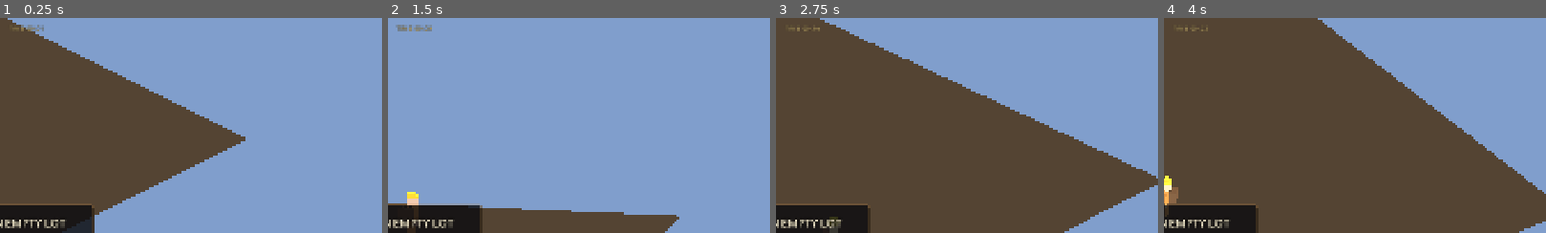
Above: before the commit, frames 1-4 (left to right).
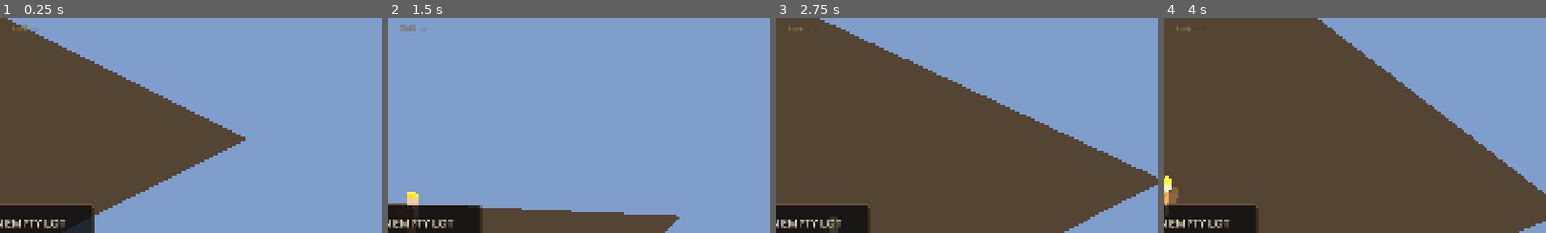
Above: after the commit, the same moments.

Repository: jaredclarkgay/space-tower-iso
Game: Godot game, scene res://scenes/tower/tower.tscn
Same seed, same stepped clock (60 frames per second), same inputs: the game is played once before the commit and once after it.
Inputs (mouse positions are % of the whole screen's width and height, from its top left):
- Up to frame 1 (0.25 s): no input
- Up to frame 2 (1.5 s): tap Enter at 0.5 s; move the mouse to (72, 45) at 0.52 s; hold D (move_right) 0.53-1.25 s; hold Middle mouse button (camera_pan) 0.53-1.25 s; click (72, 45) at 0.67 s; tap Space (jump) at 0.77 s; drag from (30, 55) to (45, 70) at 1.27 s
- Up to frame 3 (2.75 s): move the mouse to (60, 28) at 2.02 s; hold D (move_right) from 2.03 s (still down); hold R (camera_rotate_right) from 2.03 s (still down)
- Up to frame 4 (4 s): release D (move_right) at 2.75 s; release R (camera_rotate_right) at 2.75 s; drag from (45, 70) to (20, 35) at 2.77 s; tap Space (jump) at 3.5, 3.77 s; move the mouse to (80, 65) at 3.52 s; hold A (move_left) from 3.53 s (still down); hold Mouse wheel down (camera_zoom_out) from 3.53 s (still down)
The pictures show only the part of the screen within x 47-97%, y 0-50%; the shares and areas given below are measured in that part.

The runs differ from the first frame. In frame 1, 0.1% of the frame differs, in the area x 5-12%, y 3-7%; in frame 2, 0.2%, in the area x 2-12%, y 3-7%; in frame 3, less than 0.1%; in frame 4, less than 0.1%.

Commit message:
feat(time): TEMPORAL latches the clock on (one-way), starts at 07:00 (stage 2)
TimeOfDay now defaults dormant and self-latches: it subscribes to
GameDirector.phase_changed and starts itself when it sees Phase.TEMPORAL
(the director announces the phase; it never commands the clock). The latch
is one-way -- the clock keeps running under every later phase. start()
anchors the first day to CLOCK_START_FRAC (07:00) so first light is always
the same regardless of elapsed sim-time. HUD reads "--:--" while dormant.

Verified (windowed): dormant at boot; latches to 07:00 at TEMPORAL; advances
with sim-time; keeps running when the phase wraps away; zero location logic.

Co-Authored-By: Claude Opus 4.8 (1M context) <noreply@anthropic.com>

Diff:
--- a/autoloads/constants.gd
+++ b/autoloads/constants.gd
@@ -430,6 +430,7 @@
 # the GLOBAL time-scale knob. Dawn/dusk windows are for the Stage-3 lighting
 # modulation (soft, overlapping bands — gradients, not switches).
 const DAY_LENGTH_MSEC := 240000.0      # one full day/night cycle (~4 min) in sim-ms
+const CLOCK_START_FRAC := 7.0 / 24.0   # the clock latches on at ~07:00 (morning) at TEMPORAL
 const DAWN_CENTER := 0.25              # sun rising
 const DUSK_CENTER := 0.75              # sun setting
 const TWILIGHT_HALF_WIDTH := 0.07      # half-width of each dawn/dusk transition band
--- a/autoloads/time_of_day.gd
+++ b/autoloads/time_of_day.gd
@@ -11,23 +11,47 @@
 # Constants.DAY_LENGTH_MSEC — so sim_speed stays the GLOBAL time-scale. time_of_day
 # is 0..1: 0.0/1.0 = midnight, 0.25 = dawn, 0.5 = noon, 0.75 = dusk.
 #
-# Stage 2 will gate `running` behind the TEMPORAL latch (default it false + flip on
-# via start() when the director enters Phase.TEMPORAL). For now it free-runs so the
-# ticking value is testable.
+# Dormant until the narrative reaches Phase.TEMPORAL: the clock SELF-LATCHES by
+# subscribing to GameDirector.phase_changed and flipping its own `running` on when
+# it sees TEMPORAL (the director never commands the clock — it only announces the
+# phase). The latch is ONE-WAY: once on, it stays on under every later phase.
 
 signal tick(t: float)   # normalized 0..1 time-of-day, emitted each frame while running
 
-var running: bool = true
+var running: bool = false
+var _start_offset_msec: float = 0.0   # anchors the first day to CLOCK_START_FRAC
 
 @onready var _gs: Node = get_node("/root/GameState")
 @onready var _c: Node = get_node("/root/Constants")
+
+
+func _ready() -> void:
+	var gd: Node = get_node_or_null("/root/GameDirector")
+	if gd and gd.has_signal("phase_changed"):
+		gd.phase_changed.connect(_on_phase_changed)
+
+
+func _on_phase_changed(p: int) -> void:
+	var gd: Node = get_node_or_null("/root/GameDirector")
+	if not running and gd != null and int(p) == int(gd.Phase.TEMPORAL):
+		start()
+
+
+# Latch the clock on (one-way), anchoring the first day to CLOCK_START_FRAC so it
+# always switches on at the same hour regardless of how much sim time has elapsed.
+func start() -> void:
+	if running:
+		return
+	_start_offset_msec = float(_gs.sim_time_msec) - float(_c.DAY_LENGTH_MSEC) * float(_c.CLOCK_START_FRAC)
+	running = true
 
 
 func _process(_delta: float) -> void:
 	if not running:
 		return
 	var day_len: float = float(_c.DAY_LENGTH_MSEC)
-	var t: float = fmod(float(_gs.sim_time_msec), day_len) / day_len
+	# (sim - offset) is always >= day_len*CLOCK_START_FRAC >= 0 (sim is monotonic).
+	var t: float = fmod(float(_gs.sim_time_msec) - _start_offset_msec, day_len) / day_len
 	_gs.time_of_day = t
 	tick.emit(t)
 
--- a/scenes/tower/tower_hud.gd
+++ b/scenes/tower/tower_hud.gd
@@ -138,7 +138,7 @@
 	# Debug time-of-day readout (always on, every floor + the exterior).
 	if _clock_label:
 		var tod: Node = get_node_or_null("/root/TimeOfDay")
-		_clock_label.text = ("TIME  " + tod.hour_string()) if tod else ""
+		_clock_label.text = ("TIME  " + tod.hour_string()) if (tod and tod.running) else "TIME  --:--"
 	# Resources only matter on the Garden; skip the work elsewhere.
 	if _res_panel == null or not _res_panel.visible:
 		return
Not shown, changed: agent/session_log.md
